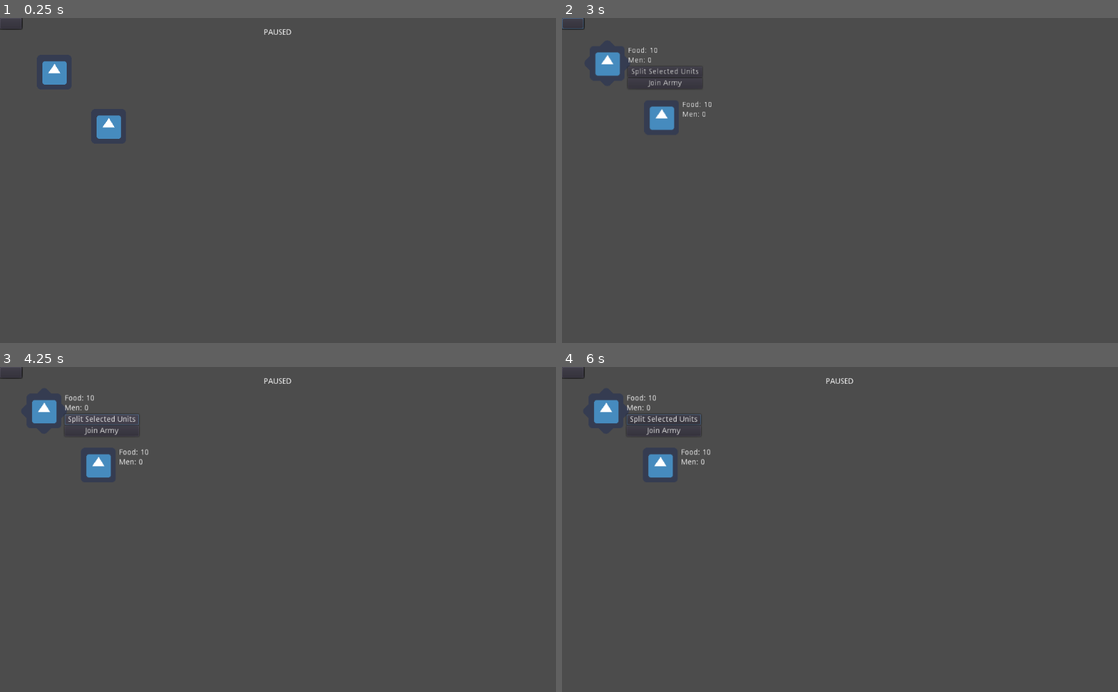
Above: before the commit, frames 1-4 (two rows, left to right).
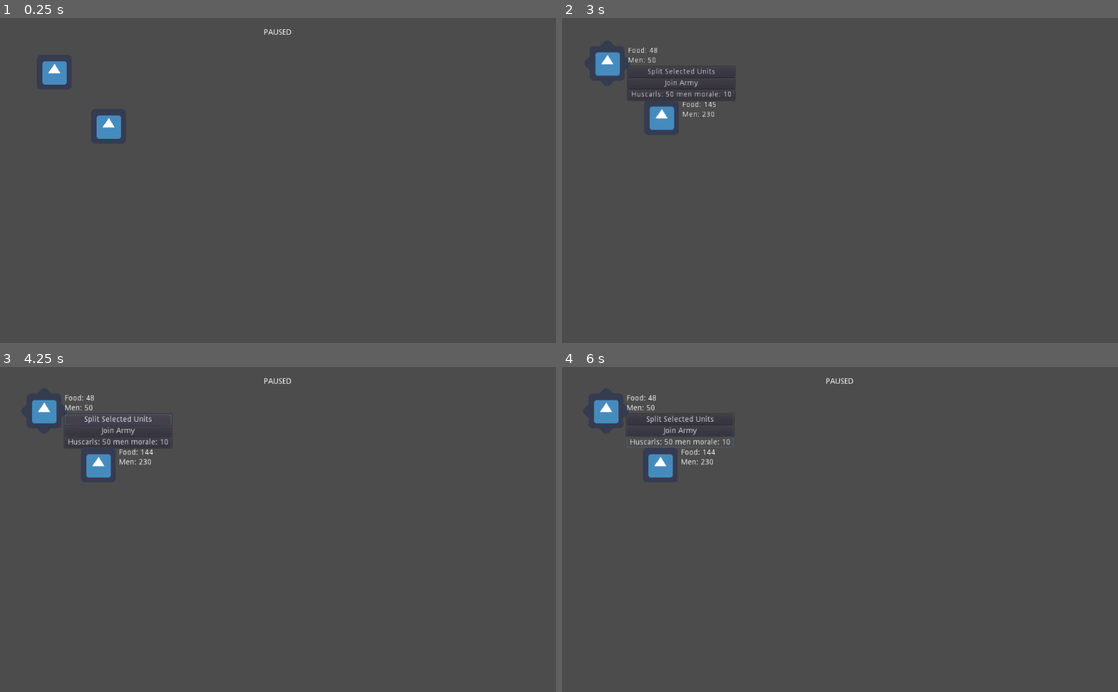
Above: after the commit, the same moments.

Repository: The-Churrosaur/Fimbulvinter-HAGJ-4
Game: Godot game, scene res://main.tscn
Same seed, same stepped clock (60 frames per second), same inputs: the game is played once before the commit and once after it. The engine's default icon, where the game draws it, is replaced by a stand-in: a white triangle on a blue panel in a dark square.
Inputs (mouse positions are in pixels of both pictures, inside the frame that each line leads up to):
- Up to frame 1 (0.25 s): no input
- Up to frame 2 (3 s): click (573, 24) at 0.52 s; click (573, 24) at 1.27 s; click (573, 24) at 2.02 s; tap Enter (ui_accept) at 2.75 s; move the mouse to (617, 73) at 2.77 s; click (617, 73) at 2.92 s
- Up to frame 3 (4.25 s): tap Enter (ui_accept) at 3.02 s; click "Split Selected Units" at 3.5 s
- Up to frame 4 (6 s): click (678, 441) at 4.25 s, where only the run after the commit has a clickable "Huscarls: 50 men morale: 10"; click "Split Selected Units" at 5 s; click (678, 441) at 5.75 s, where only the run after the commit has a clickable "Huscarls: 50 men morale: 10"

The runs differ from the first frame. In frame 1, less than 0.1% of the frame differs, in the area x 0-5%, y 0-4%; in frame 2, 0.4%; in frame 3, 0.5%; in frame 4, 0.6%, in the area x 0-31%, y 0-31%.
Error before the commit: Parse Error: The identifier "map_manager" isn't declared in the current scope. (res://armies/unit_base.gd:30)

Commit message:
don't remember - units rout and split

Diff:
--- a/armies/army_base.gd
+++ b/armies/army_base.gd
@@ -1,15 +1,11 @@
 class_name ArmyBase
 extends KinematicBody2D
 
-export var grain : float = 10
-export var consumption_rate : float = 0.1 # grain per person per second
-export var starve_chance : float = 0.01 # chance of starvation death per tick
-
 onready var select_area = $SelectionArea
 onready var level = get_node("/root/LevelManager").current_level
-onready var hud_controller = level.hud_controller
-onready var map_manager = level.map_manager
-onready var army_manager = map_manager.army_manager
+#onready var hud_controller = level.hud_controller
+#onready var map_manager = level.map_manager
+#onready var army_manager = map_manager.army_manager
 
 # temp hud elements
 onready var ui = $UI
@@ -23,6 +19,11 @@
 # assigned on birth by army manager
 var army_id : int
 
+# also assigned by army manager on load
+var hud_controller
+var map_manager
+var army_manager
+
 # dictionary of embedded units
 var units = {}
 
@@ -37,6 +38,10 @@
 var starving = false
 
 func _ready():
+	# might not actually be necessary
+	call_deferred("after_ready")
+
+func after_ready():
 	select_area.connect("input_event", self, "on_select_input_event")
 	split_button.connect("button_down", self, "on_split_button")
 	join_button.connect("button_down", self ,"on_join_button")
@@ -45,10 +50,11 @@
 	map_manager.connect("play", self, "on_play")
 
 func _physics_process(delta):
-	if !map_manager.is_paused:
+	if map_manager != null and !map_manager.is_paused:
 		move(delta)
-		consume_grain(delta)
-		if starving: starve(delta)
+		food_label.text = "Food: " + String(int(get_total_food()))
+		pop_label.text = "Men: " + String(get_manpower())
+		check_starving()
 
 func move(delta):
 	var facing = target - global_position
@@ -57,22 +63,12 @@
 	var movement = facing.normalized() * velocity * delta
 	move_and_collide(movement)
 
-func consume_grain(delta):
-	var amount = get_manpower() * consumption_rate * delta
-	grain -= amount
-	if grain <= 0:
-		grain = 0
-		starving = true
-		starve_label.visible = true
-	else:
-		starve_label.visible = false
-	food_label.text = "Food: " + String(int(grain))
-	pop_label.text = "Men: " + String(get_manpower())
-
-func starve(delta):
-	if randf() <= starve_chance:
-		var unit = units.values()[randi() % units.size()]
-		unit.add_men(-1)
+func check_starving():
+	for unit in units.values():
+		if unit.starving:
+			starve_label.visible = true
+			return
+	starve_label.visible = false
 
 # creation deletion ==========
 
@@ -146,6 +142,12 @@
 	for unit in units.values():
 		men += unit.manpower
 	return men
+
+func get_total_food() -> int:
+	var food = 0
+	for unit in units.values():
+		food += unit.food
+	return food
 
 func add_unit(unit):
 	print("unit: ", unit, ", ", unit.unit_id, " added to army: ", name)
@@ -156,6 +158,8 @@
 	if ui.get_parent():
 		ui.get_parent().remove_child(ui)
 	units_vbox.add_child(ui)
+
+	unit.army = self
 
 func remove_unit(unit):
 	units.erase(unit.unit_id)
--- a/armies/army_base.tscn
+++ b/armies/army_base.tscn
@@ -46,12 +46,12 @@
 }
 
 [node name="FoodLabel" type="Label" parent="UI/VBoxContainer"]
-margin_right = 137.0
+margin_right = 40.0
 margin_bottom = 14.0
 
 [node name="PopLabel" type="Label" parent="UI/VBoxContainer"]
 margin_top = 18.0
-margin_right = 137.0
+margin_right = 40.0
 margin_bottom = 32.0
 
 [node name="StarveLabel" type="Label" parent="UI/VBoxContainer"]
--- a/armies/unit_base.gd
+++ b/armies/unit_base.gd
@@ -2,9 +2,16 @@
 extends Node2D
 
 export var manpower = 50
+
 export var max_food = 100
 export var consumption_rate : float = 0.1 # food per man per second
 export var starve_chance : float = 0.001 # chance of death per man per second
+
+export var morale_stat : float = 10 # unit routs at zero
+export var morale_death_shock : float = 5
+export var morale_regen : float = 1 # seconds
+export var morale_regen_starve : float = 0.5
+export var morale_rout_chance : float = 0.25 # chance of rout when morale < 0
 
 # unit ui ==========
 
@@ -12,10 +19,29 @@
 onready var unit_ui = $UnitInfo
 onready var unit_label = $UnitInfo/Button
 
+# injected by army manager on load
+
+var map_manager
+var army_manager
+var hud_controller
+
 var unit_id = 0
+
+# set by army on add
+var army
 
 # triggered by ui, flag is read by army
 var selected = false
+
+# food
+
+var food = 50
+var starving = false
+
+# morale
+
+var morale = morale_stat
+var routing = false
 
 signal manpower_changed(new_manpower)
 
@@ -27,41 +53,87 @@
 	unit_label.connect("button_down", self, "on_pressed")
 
 func _physics_process(delta):
-	if !map_manager.is_paused:
-		move(delta)
-		consume_grain(delta)
-		if starving: starve(delta)
+	if map_manager != null and !map_manager.is_paused:
+		consume_food(delta)
+		if starving : starve(delta)
+		morale_regen(delta)
 
-func move(delta):
-	var facing = target - global_position
-	# anti-jitter
-	if facing.length_squared() < position_error * position_error: return
-	var movement = facing.normalized() * velocity * delta
-	move_and_collide(movement)
+# manpower ==========
 
-func consume_grain(delta):
-	var amount = get_manpower() * consumption_rate * delta
-	grain -= amount
-	if grain <= 0:
-		grain = 0
+func set_manpower(men):
+
+	# deaths
+	if men < manpower:
+		on_deaths(manpower - men)
+
+	manpower = men
+
+	if manpower <= 0:
+		manpower = 0
+
+	emit_signal("manpower_changed", manpower)
+	update_label()
+
+func on_deaths(deaths):
+	death_morale(deaths)
+
+# food ==========
+
+func consume_food(delta):
+	var amount = consumption_rate * manpower * delta
+	set_food(food - amount)
+
+func set_food(amount) -> int: # returns leftovers from max
+
+	var leftover = 0
+
+	if amount > max_food:
+		food = max_food
+		leftover = food - max_food
+	elif amount < 0:
+		food = 0
+		leftover = 0
 		starving = true
-		starve_label.visible = true
 	else:
-		starve_label.visible = false
-	food_label.text = "Food: " + String(int(grain))
-	pop_label.text = "Men: " + String(get_manpower())
+		food = amount
+		leftover = 0
+
+	return leftover
 
 func starve(delta):
-	if randf() <= starve_chance:
-		var unit = units.values()[randi() % units.size()]
-		unit.add_men(-1)
+	var chance = manpower * starve_chance * delta
+	if randf() <= chance:
+		set_manpower(manpower - 1)
 
-func add_men(men):
-	manpower += men
-	if manpower <= 0:
-		manpower = 0
-	emit_signal("manpower_changed", manpower)
+# morale ==========
+
+func set_morale(value):
+	morale = value
+	# set routing
+	if morale <= 0 && routing == false:
+		# chance of rout each hit below morale
+		if randf() < morale_rout_chance:
+			routing = true
+			on_rout()
+	# cap
+	elif morale > morale_stat:
+		morale = morale_stat
+
 	update_label()
+
+# deaths decrease morale
+func death_morale(dead):
+	set_morale(morale - dead * morale_death_shock)
+
+func morale_regen(delta):
+	var change
+	if !starving: change = morale_regen * delta
+	else: change = morale_regen_starve * delta
+	set_morale(morale + change)
+
+func on_rout():
+	print("unit: ", name, " id: ", unit_id, " is routing!")
+	army.split_unit(self)
 
 # ui and selection ==========
 
@@ -78,4 +150,6 @@
 	selected = false
 
 func update_label():
-	unit_label.text = name + ": " + String(manpower) + " men"
+	var string = name + ": " + String(manpower) + " men"
+	string += " morale: " + String(int(morale))
+	unit_label.text = string
--- a/map/army_manager.gd
+++ b/map/army_manager.gd
@@ -5,7 +5,7 @@
 export var unit_template : PackedScene = preload("res://armies/unit_base.tscn")
 export var army_spawn_path : NodePath = "../../" # path of parent
 export var hud_controller_path : NodePath = "../../HudController"
-export var map_manager_path : NodePath = "../MapManager"
+export var map_manager_path : NodePath = "../"
 
 onready var spawn_parent = get_node(army_spawn_path)
 onready var hud_controller = get_node(hud_controller_path)
@@ -26,15 +26,21 @@
 
 func spawn_army(pos):
 	var army = army_template.instance()
-	spawn_parent.add_child(army)
-	army.global_position = pos
 
 	# set id
 	army.army_id = army_counter
 	army_counter += 1
 
+	# dependency injection
+	army.hud_controller = hud_controller
+	army.map_manager = map_manager
+	army.army_manager = self
+
 	# add to dict
 	armies[army.army_id] = army
+
+	spawn_parent.add_child(army)
+	army.global_position = pos
 
 	return army
 
@@ -54,7 +60,6 @@
 
 func spawn_unit(pop, unit_name):
 	var unit = unit_template.instance()
-	spawn_parent.add_child(unit)
 
 	unit.unit_id = unit_counter
 	unit_counter += 1
@@ -63,6 +68,13 @@
 	unit.manpower = pop
 	unit.name = unit_name
 
+	# dependency injection
+	unit.hud_controller = hud_controller
+	unit.map_manager = map_manager
+	unit.army_manager = self
+
+	spawn_parent.add_child(unit)
+
 	return unit
 
 # just in case
